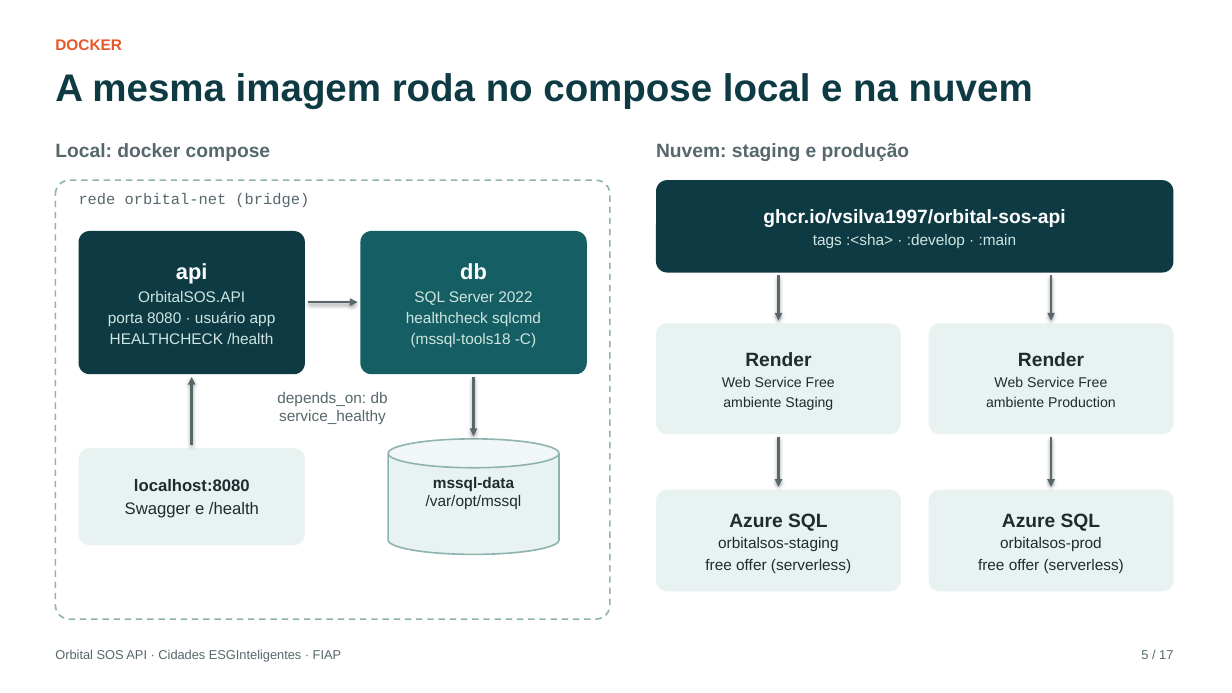
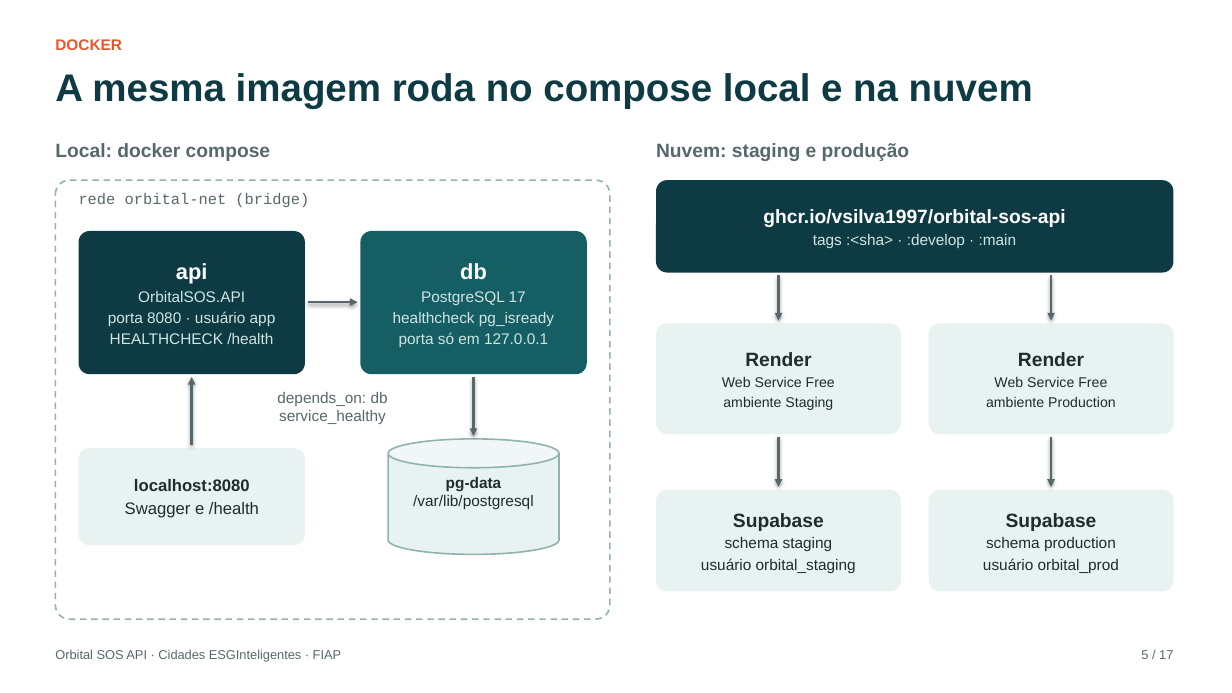
Before and after one commit to vsilva1997/orbital-sos-api, a slide deck: slide 5 of docs/Documentacao_DevOps.pptx. Drawn at 1232x693 pixels with LibreOffice and Linux fonts; fonts in the diff are those of the drawing. Boxes give left, top, right and bottom in pixels: in the first picture for what was removed or moved away, otherwise in the second. Text is boxed around its words. In the diff, an @@ line names an element or a change of style, - is before the commit and + after.

```diff
--- a/docs/Documentacao_DevOps.pptx
+++ b/docs/Documentacao_DevOps.pptx
@@ text in rounded rectangle at (393, 291, 554, 347): text changed @@
-SQL Server 2022
-healthcheck sqlcmd
-(mssql-tools18 -C)
+PostgreSQL 17
+healthcheck pg_isready
+porta só em 127.0.0.1
@@ text at (413, 477, 533, 509): text changed @@
-mssql-data
-/var/opt/mssql
+pg-data
+/var/lib/postgresql
@@ text in rounded rectangle at (701, 513, 856, 573): text changed @@
-Azure SQL
-orbitalsos-staging
-free offer (serverless)
+Supabase
+schema staging
+usuário orbital_staging
@@ text in rounded rectangle at (983, 513, 1119, 573): text changed @@
-Azure SQL
-orbitalsos-prod
-free offer (serverless)
+Supabase
+schema production
+usuário orbital_prod
```
Also in this commit, not shown: 6 other slides changed, 4 other files.
